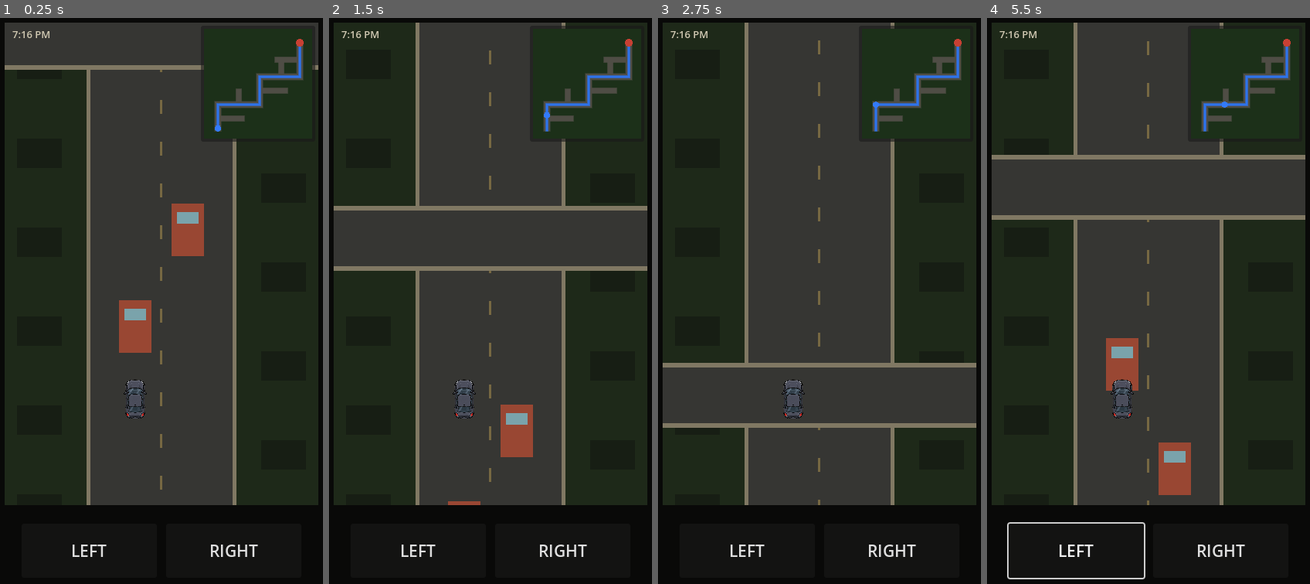
Above: before the commit, frames 1-4 (left to right).
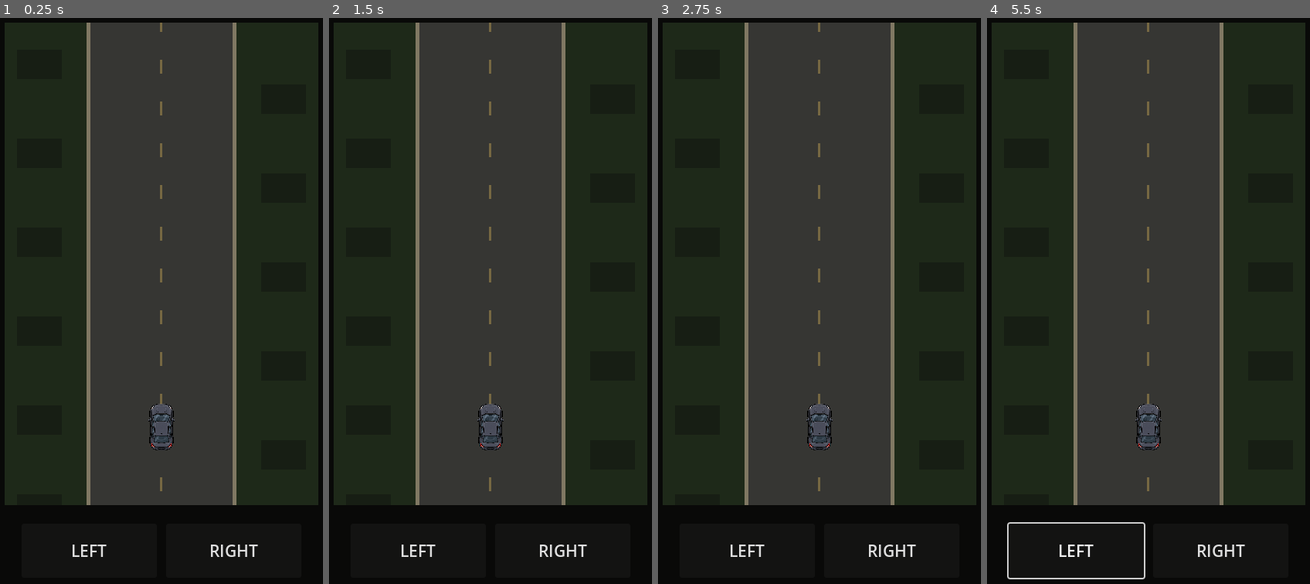
Above: after the commit, the same moments.

Repository: patrickcallahancomedy/comedian
Game: Godot game, scene res://scenes/drive/drive_module.tscn
Two runs of this game, one before a commit and one after it. Both use one fixed random seed, a clock stepped at 60 frames per second and the inputs below. This scene is started directly instead of the project's main scene.
Inputs (mouse positions are in pixels of both pictures, inside the frame that each line leads up to):
- Up to frame 1 (0.25 s): no input
- Up to frame 2 (1.5 s): tap Enter (ui_accept) at 0.5, 0.77 s; move the mouse to (564, 278) at 0.52 s; hold Right 0.53-1.25 s; click (564, 278) at 0.67 s; drag from (422, 340) to (474, 425) at 1.27 s
- Up to frame 3 (2.75 s): move the mouse to (851, 176) at 2.02 s; hold Right from 2.03 s (still down); click (851, 176) at 2.17 s
- Up to frame 4 (5.5 s): release Right at 2.75 s; click "LEFT" at 2.75 s; drag from (1132, 425) to (1048, 221) at 3.52 s; click "RIGHT" at 4.25 s; move the mouse to (1248, 397) at 5.02 s; hold Left from 5.03 s (still down); click (1248, 397) at 5.17 s; tap Enter (ui_accept) at 5.27 s

The runs differ from the first frame. In frame 1, 8.0% of the frame differs, in the area x 1-99%, y 0-84%; in frame 2, 11%; in frame 3, 10%; in frame 4, 12%, in the area x 1-99%, y 0-87%.
Error after the commit: Cannot call method 'hide' on a null value. (res://scripts/drive/drive_module.gd:61)

Commit message:
Reduce DRIVE to Step 1 scene

Diff:
--- a/godot/scenes/drive/drive_module.tscn
+++ b/godot/scenes/drive/drive_module.tscn
@@ -1,9 +1,8 @@
-[gd_scene load_steps=5 format=3]
+[gd_scene load_steps=4 format=3]
 
 [ext_resource type="Script" path="res://scripts/drive/drive_module.gd" id="1_module"]
 [ext_resource type="Script" path="res://scripts/drive/drive_road.gd" id="2_road"]
-[ext_resource type="Script" path="res://scripts/drive/drive_minimap.gd" id="3_map"]
-[ext_resource type="Texture2D" path="res://assets/car/player_car_top.png" id="4_car"]
+[ext_resource type="Texture2D" path="res://assets/car/player_car_top.png" id="3_car"]
 
 [node name="DriveModule" type="Control"]
 layout_mode = 3
@@ -36,54 +35,15 @@
 
 [node name="PlayerCar" type="TextureRect" parent="Road"]
 layout_mode = 0
-offset_left = 176.0
-offset_top = 470.0
-offset_right = 230.0
-offset_bottom = 552.0
-pivot_offset = Vector2(27, 41)
-texture = ExtResource("4_car")
+offset_left = 171.0
+offset_top = 475.0
+offset_right = 235.0
+offset_bottom = 571.0
+pivot_offset = Vector2(32, 48)
+texture = ExtResource("3_car")
 expand_mode = 1
 stretch_mode = 5
 mouse_filter = 2
-
-[node name="HUD" type="Control" parent="."]
-layout_mode = 1
-anchors_preset = 15
-anchor_right = 1.0
-anchor_bottom = 1.0
-grow_horizontal = 2
-grow_vertical = 2
-mouse_filter = 2
-
-[node name="TimeLabel" type="Label" parent="HUD"]
-layout_mode = 0
-offset_left = 22.0
-offset_top = 18.0
-offset_right = 112.0
-offset_bottom = 42.0
-theme_override_colors/font_color = Color(0.82, 0.79, 0.70, 1)
-theme_override_font_sizes/font_size = 13
-text = "7:16 PM"
-
-[node name="MiniMapPanel" type="PanelContainer" parent="HUD"]
-layout_mode = 0
-offset_left = 266.0
-offset_top = 16.0
-offset_right = 414.0
-offset_bottom = 166.0
-
-[node name="Margin" type="MarginContainer" parent="HUD/MiniMapPanel"]
-layout_mode = 2
-theme_override_constants/margin_left = 4
-theme_override_constants/margin_top = 4
-theme_override_constants/margin_right = 4
-theme_override_constants/margin_bottom = 4
-
-[node name="MiniMap" type="Control" parent="HUD/MiniMapPanel/Margin"]
-custom_minimum_size = Vector2(140, 142)
-layout_mode = 2
-mouse_filter = 2
-script = ExtResource("3_map")
 
 [node name="Controls" type="HBoxContainer" parent="."]
 layout_mode = 0
@@ -106,36 +66,3 @@
 size_flags_horizontal = 3
 theme_override_font_sizes/font_size = 21
 text = "RIGHT"
-
-[node name="ResultPanel" type="PanelContainer" parent="."]
-visible = false
-layout_mode = 0
-offset_left = 45.0
-offset_top = 250.0
-offset_right = 385.0
-offset_bottom = 460.0
-
-[node name="Margin" type="MarginContainer" parent="ResultPanel"]
-layout_mode = 2
-theme_override_constants/margin_left = 20
-theme_override_constants/margin_top = 20
-theme_override_constants/margin_right = 20
-theme_override_constants/margin_bottom = 20
-
-[node name="Layout" type="VBoxContainer" parent="ResultPanel/Margin"]
-layout_mode = 2
-theme_override_constants/separation = 14
-
-[node name="ResultLabel" type="Label" parent="ResultPanel/Margin/Layout"]
-custom_minimum_size = Vector2(0, 100)
-layout_mode = 2
-theme_override_font_sizes/font_size = 21
-text = "YOU MADE IT."
-horizontal_alignment = 1
-vertical_alignment = 1
-autowrap_mode = 2
-
-[node name="ContinueButton" type="Button" parent="ResultPanel/Margin/Layout"]
-custom_minimum_size = Vector2(0, 56)
-layout_mode = 2
-text = "GET OUT"
